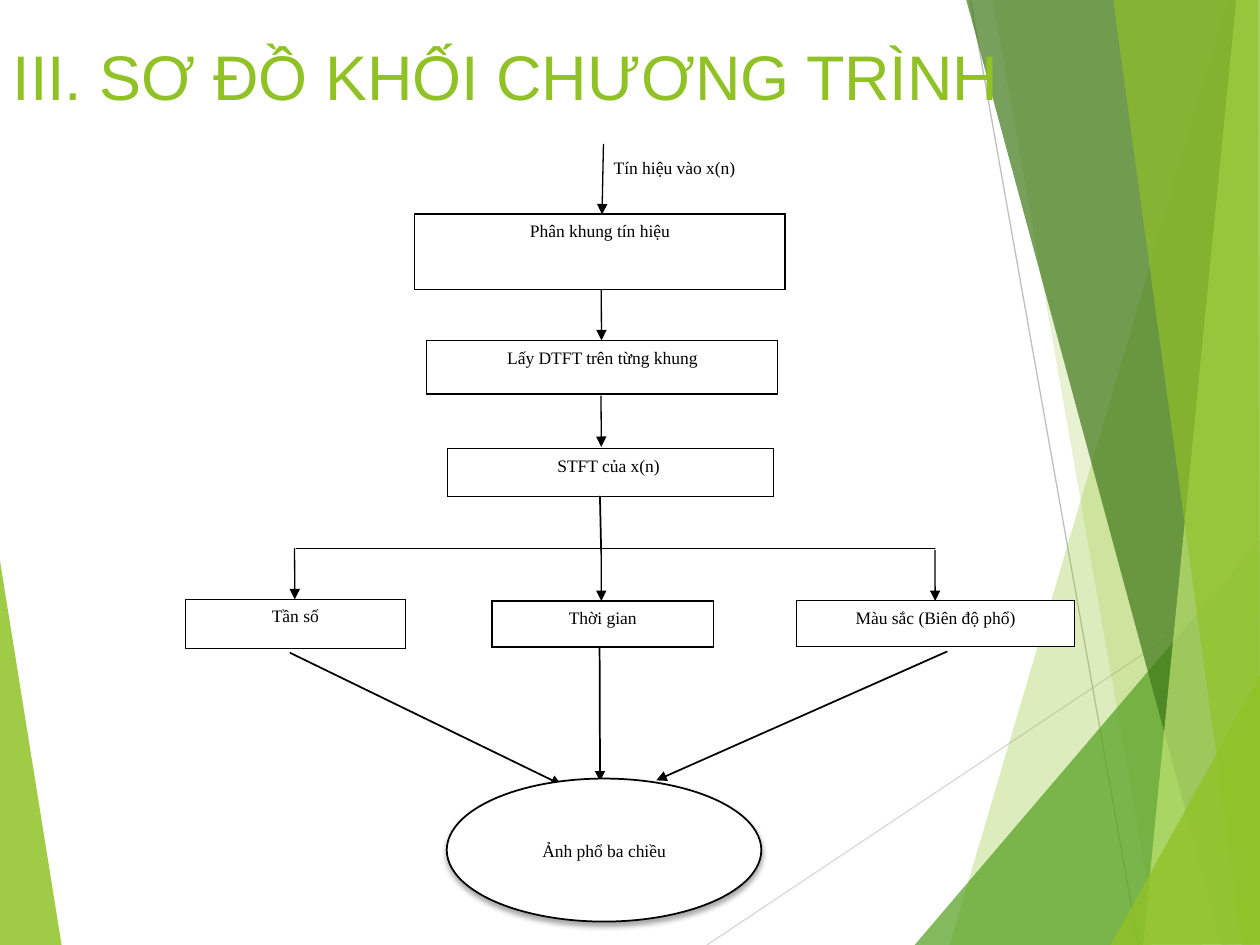
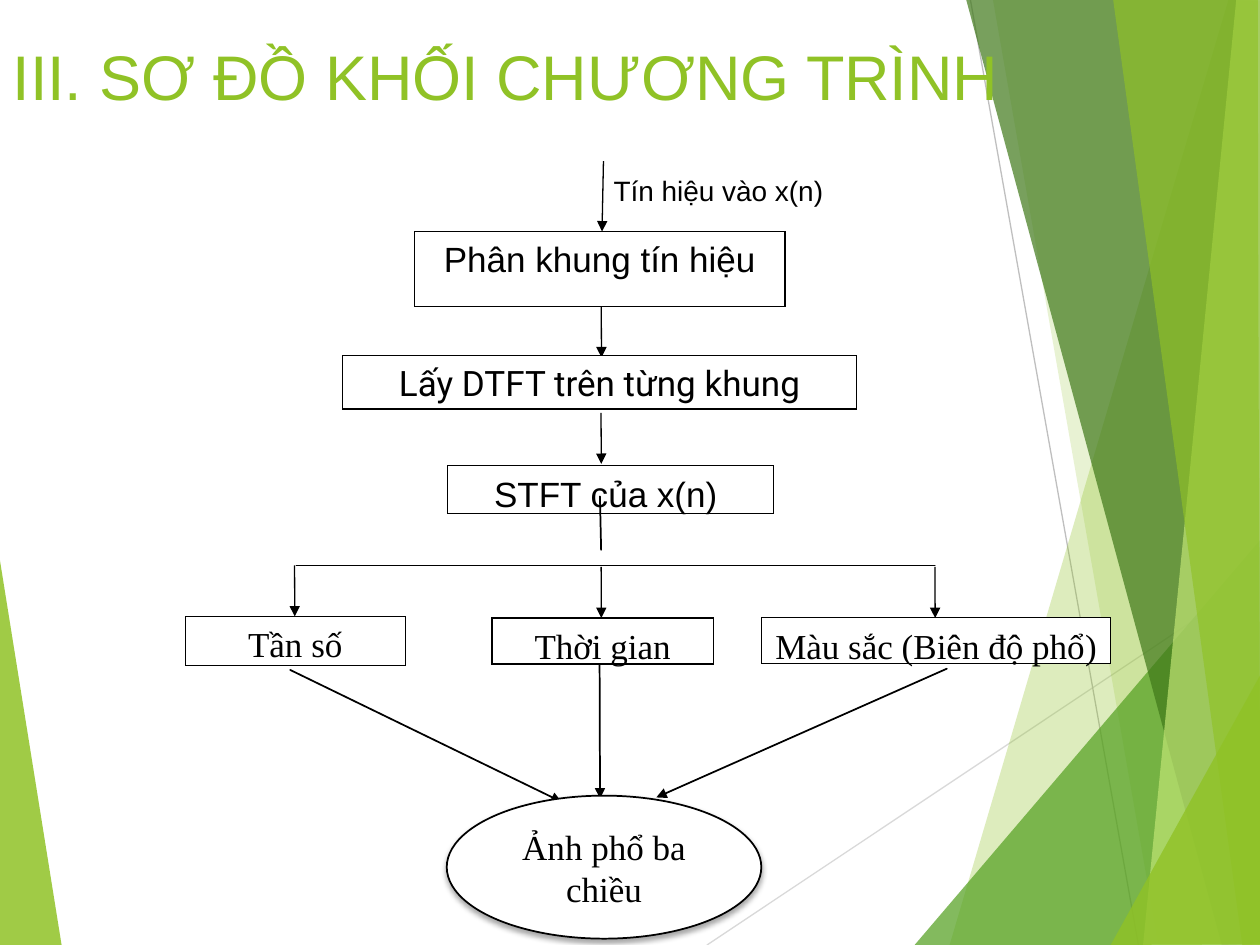
Before and after one commit to nhom-11-xlths/dE_02, a slide deck: slide 4 of SlideBaoCao.pptx. Drawn at 1260x945 pixels with LibreOffice and Linux fonts; fonts in the diff are those of the drawing. Boxes give left, top, right and bottom in pixels: in the first picture for what was removed or moved away, otherwise in the second. Text is boxed around its words. In the diff, an @@ line names an element or a change of style, - is before the commit and + after.

```diff
--- a/SlideBaoCao.pptx
+++ b/SlideBaoCao.pptx
@@ text "Tín hiệu vào x(n)" at [614, 180, 823, 206]: size 10 to 16 pt, font Times New Roman to Arial @@
@@ rectangle "Phân khung tín hiệu" at [415, 231, 785, 306]: size 10 to 20 pt, font Times New Roman to Arial @@
@@ rectangle "Lấy DTFT trên từng khung": place and size @@
-rectangle "Lấy DTFT trên từng khung" at [427, 340, 779, 394]
+rectangle "Lấy DTFT trên từng khung" at [343, 355, 857, 410]
@@ rectangle "Lấy DTFT trên từng khung" at [343, 355, 857, 410]: size 10 to 20 pt, font Times New Roman to Roboto @@
@@ 5 arrows, 2 rectangles, 1 ellipse: place and size @@
-5 arrows, 2 rectangles, 1 ellipse at [290, 144, 785, 921]
+5 arrows, 2 rectangles, 1 ellipse at [290, 161, 785, 937]
@@ rectangle "STFT của x(n)" at [447, 466, 774, 514]: size 10 to 20 pt, font Times New Roman to Arial @@
@@ 4 arrows, 2 rectangles, 1 text, 1 line: place and size @@
-4 arrows, 2 rectangles, 1 text, 1 line at [185, 161, 946, 780]
+4 arrows, 2 rectangles, 1 text, 1 line at [185, 180, 946, 798]
@@ size 10 to 20 pt in 4 elements at [447, 795, 762, 937], [185, 616, 404, 665], [491, 619, 713, 665], [761, 617, 1110, 664] @@
@@ rectangle "Màu sắc (Biên độ phổ)": place and size @@
-rectangle "Màu sắc (Biên độ phổ)" at [796, 601, 1075, 648]
+rectangle "Màu sắc (Biên độ phổ)" at [761, 617, 1110, 664]
```
Also in this commit, not shown: 2 other slides changed, 11 slides added.
